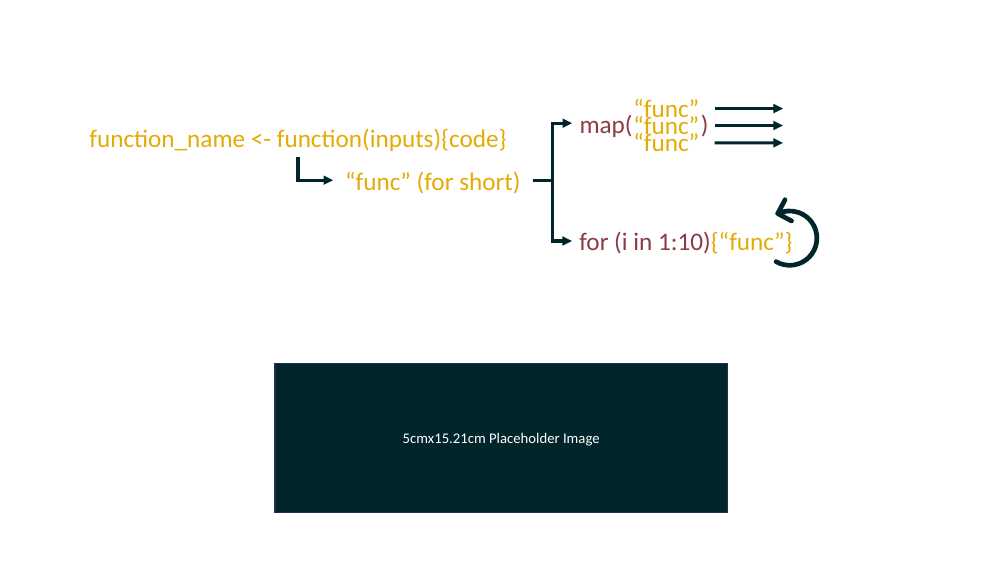
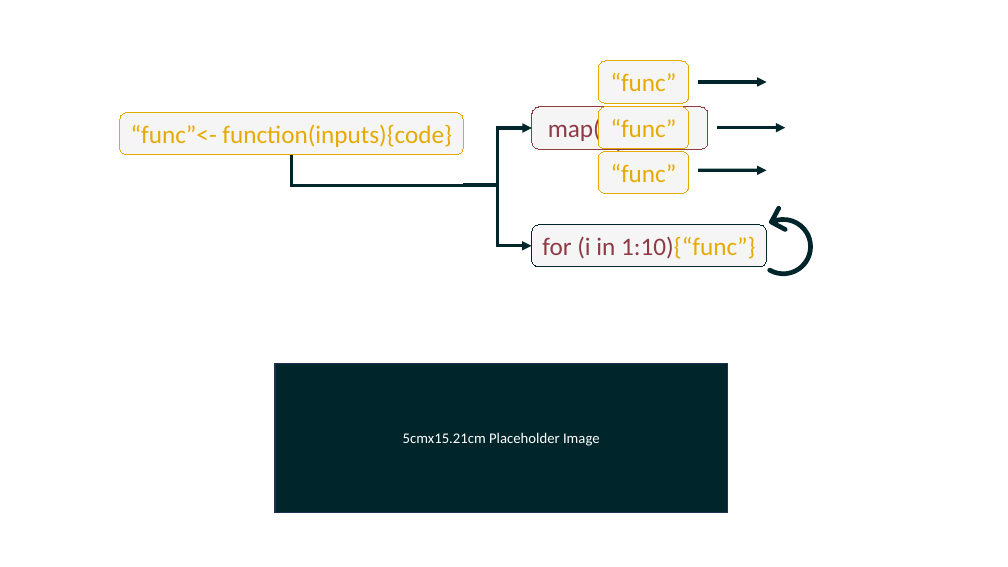
Before and after one commit to add-am/website, a slide deck: slide 8 of docs/images/listing_images.pptx. Drawn at 1008x567 pixels with LibreOffice and Linux fonts; fonts in the diff are those of the drawing. Boxes give left, top, right and bottom in pixels: in the first picture for what was removed or moved away, otherwise in the second. Text is boxed around its words. In the diff, an @@ line names an element or a change of style, - is before the commit and + after.

```diff
--- a/docs/images/listing_images.pptx
+++ b/docs/images/listing_images.pptx
@@ rounded rectangle "“func”": place and size @@
-rounded rectangle "“func”" at bbox=[633, 99, 699, 123]
+rounded rectangle "“func”" at bbox=[598, 61, 689, 104]
@@ arrow moved from (715, 109) - (783, 109) to (698, 82) - (767, 82) @@
@@ fill none to #F5F5F5; outline none to #E6AA04 0.75 pt in 4 elements at bbox=[598, 107, 689, 149], bbox=[598, 61, 689, 104], bbox=[598, 151, 689, 194], bbox=[119, 113, 464, 155] @@
@@ rounded rectangle "“func”<- function(inputs){code}": place and size @@
-rounded rectangle "“func”<- function(inputs){code}" at bbox=[89, 128, 507, 151]
+rounded rectangle "“func”<- function(inputs){code}" at bbox=[119, 113, 464, 155]
@@ rounded rectangle "map( )": place and size @@
-rounded rectangle "map( )" at bbox=[580, 115, 633, 137]
+rounded rectangle "map( )" at bbox=[532, 107, 709, 149]
@@ rounded rectangle "map( )" at bbox=[532, 107, 709, 149]: alignment left to centre; fill none to #F5F5F5; outline none to #8E3B46 0.75 pt @@
@@ rounded rectangle "“func”": place and size @@
-rounded rectangle "“func”" at bbox=[633, 113, 699, 140]
+rounded rectangle "“func”" at bbox=[598, 107, 689, 149]
@@ text in rounded rectangle at bbox=[131, 124, 452, 147]: text changed @@
-function_name <- function(inputs){code}
+“func”<- function(inputs){code}
@@ elbow arrow moved from (532, 180) - (572, 123) to (464, 185) - (532, 128) @@
@@ elbow arrow moved from (298, 157) - (333, 180) to (292, 155) - (495, 185) @@
@@ elbow arrow (292, 155) - (495, 185): elbow arrow to elbow line @@
@@ text removed at bbox=[345, 171, 520, 194] @@
-“func” (for short)
@@ rounded rectangle "“func”": place and size @@
-rounded rectangle "“func”" at bbox=[633, 131, 699, 151]
+rounded rectangle "“func”" at bbox=[598, 151, 689, 194]
@@ arrow moved from (715, 143) - (783, 143) to (698, 170) - (767, 170) @@
@@ elbow arrow moved from (532, 180) - (572, 241) to (464, 185) - (532, 246) @@
@@ freeform shape: place and size @@
-freeform shape at bbox=[757, 191, 827, 273]
+freeform shape at bbox=[750, 200, 820, 282]
@@ rounded rectangle "for (i in 1:10){“func”}": place and size @@
-rounded rectangle "for (i in 1:10){“func”}" at bbox=[579, 231, 792, 254]
+rounded rectangle "for (i in 1:10){“func”}" at bbox=[532, 225, 767, 267]
@@ rounded rectangle "for (i in 1:10){“func”}" at bbox=[532, 225, 767, 267]: alignment left to centre; fill none to #F5F5F5; outline none to #00252A 0.75 pt @@
```
Also in this commit, not shown: 5 other slides changed, 13 other files.
